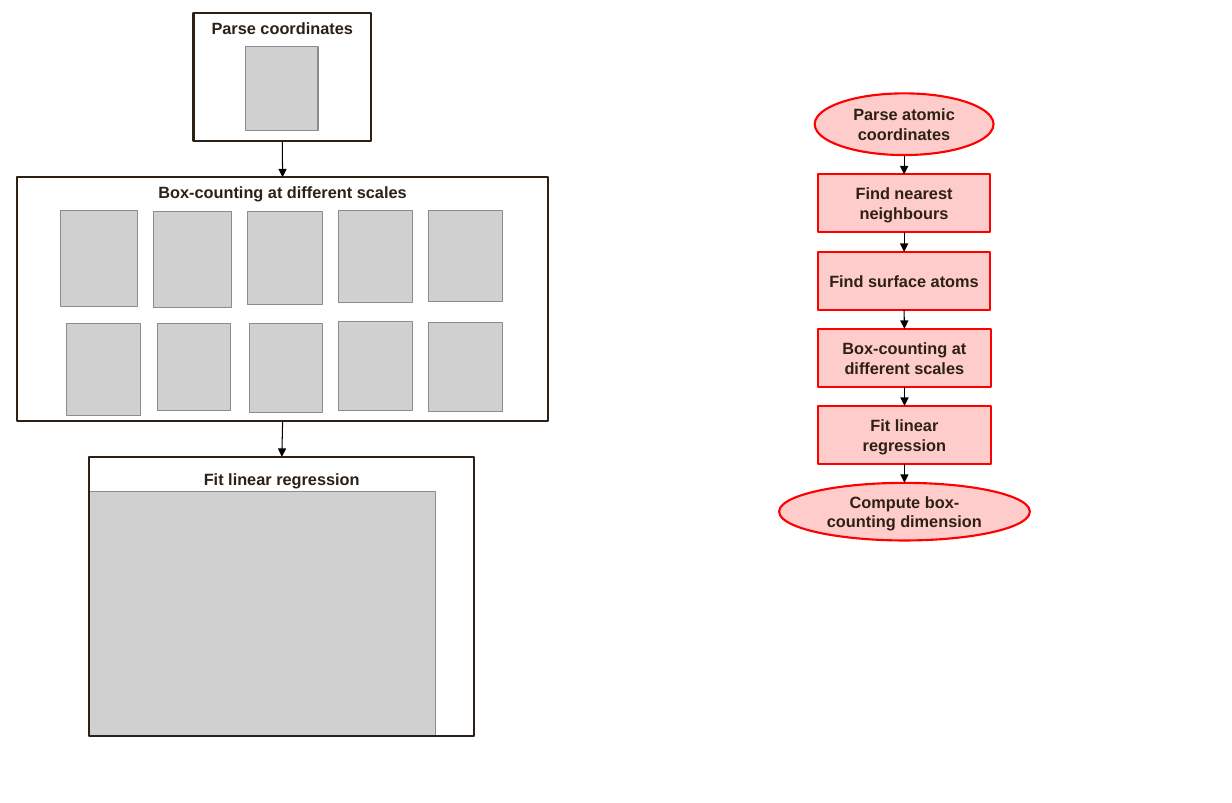
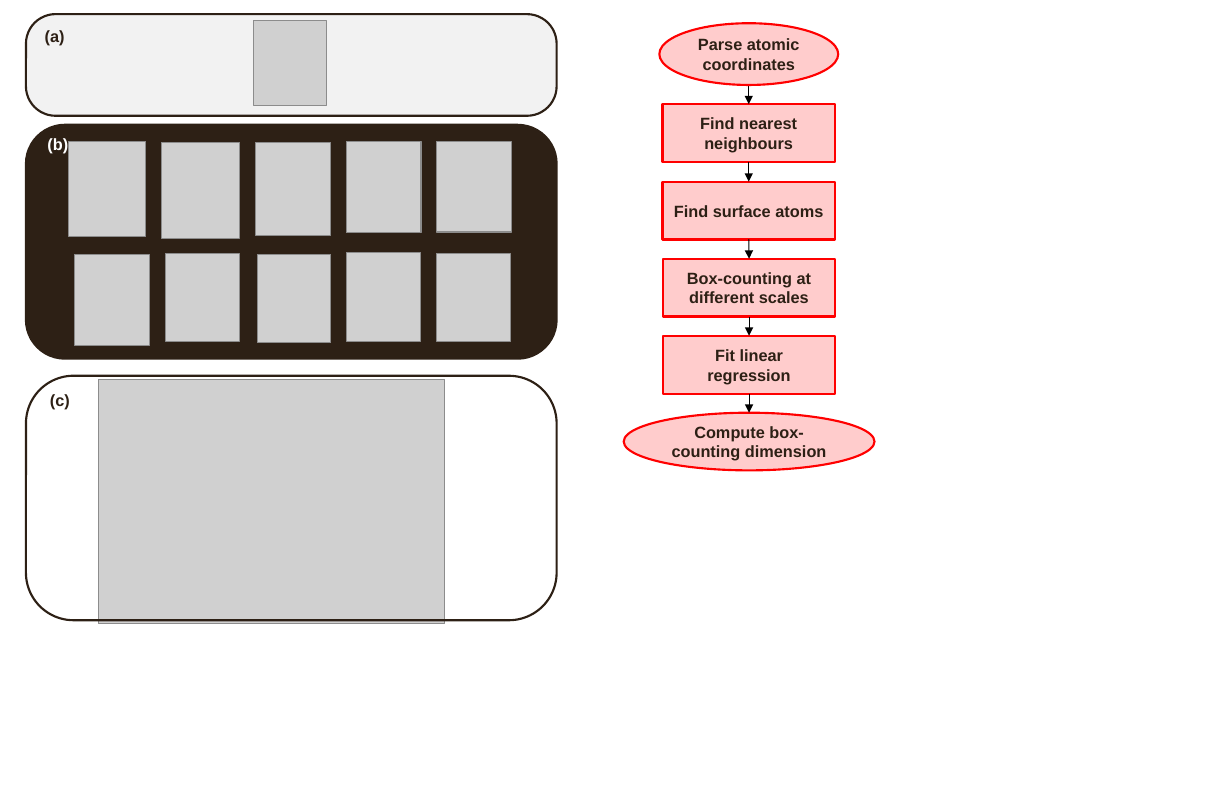
Before and after one commit to Jon-Ting/metal-nanoparticle-surface-fractal-dimension, a slide deck: slide 3 of figures/figures.pptx. Drawn at 1232x803 pixels with LibreOffice and Linux fonts; fonts in the diff are those of the drawing; grey boxes stand for pictures. Boxes give left, top, right and bottom in pixels: in the first picture for what was removed or moved away, otherwise in the second. Text is boxed around its words. In the diff, an @@ line names an element or a change of style, - is before the commit and + after.

```diff
--- a/figures/figures.pptx
+++ b/figures/figures.pptx
@@ rectangle: place and size @@
-rectangle at [0, 0, 563, 754]
+rectangle at [8, 10, 572, 626]
@@ rounded rectangle "(a)": place and size @@
-rounded rectangle "(a)" at [194, 13, 372, 141]
+rounded rectangle "(a)" at [26, 14, 556, 116]
@@ rounded rectangle "(a)" at [26, 14, 556, 116]: fill #FFFFFF to #F2F2F2; proportions changed @@
@@ picture: place and size @@
-picture at [246, 46, 318, 131]
+picture at [254, 21, 327, 106]
@@ text in rounded rectangle at [45, 30, 65, 45]: text changed @@
-Parse coordinates
+(a)
@@ rounded rectangle "(b)": place and size @@
-rounded rectangle "(b)" at [17, 178, 548, 422]
+rounded rectangle "(b)" at [26, 125, 556, 358]
@@ rounded rectangle "(b)" at [26, 125, 556, 358]: fill #FFFFFF to #2D2015; proportions changed @@
@@ text in rounded rectangle at [47, 138, 68, 154]: text changed; text colour #2D2015 to #FFFFFF @@
-Box-counting at different scales
+(b)
@@ arrow removed from (283, 141) to (283, 178) @@
@@ 10 pictures: place and size @@
-10 pictures at [60, 211, 503, 415]
+10 pictures at [69, 141, 511, 346]
@@ 5 arrows, 4 rounded rectangles, 2 ellipses, 1 rectangle: place and size @@
-5 arrows, 4 rounded rectangles, 2 ellipses, 1 rectangle at [771, 70, 1036, 574]
+5 arrows, 4 rounded rectangles, 2 ellipses, 1 rectangle at [615, 0, 881, 503]
@@ rounded rectangle "(c)": place and size @@
-rounded rectangle "(c)" at [90, 457, 475, 737]
+rounded rectangle "(c)" at [26, 376, 556, 621]
@@ rounded rectangle "(c)" at [26, 376, 556, 621]: proportions changed @@
@@ picture: place and size @@
-picture at [90, 492, 437, 737]
+picture at [98, 380, 445, 625]
@@ text in rounded rectangle at [50, 394, 70, 410]: text changed @@
-Fit linear regression
+(c)
@@ arrow removed from (283, 422) to (282, 457) @@
```
Also in this commit, not shown: 1 slide added, 2 other files.
